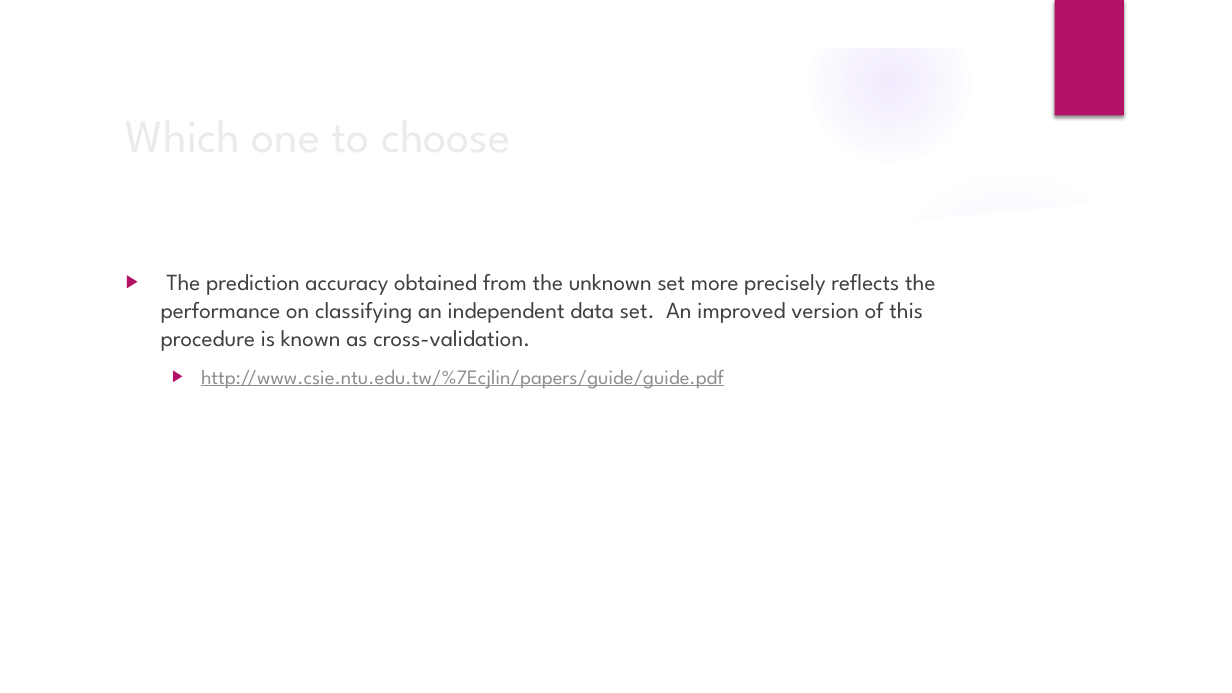
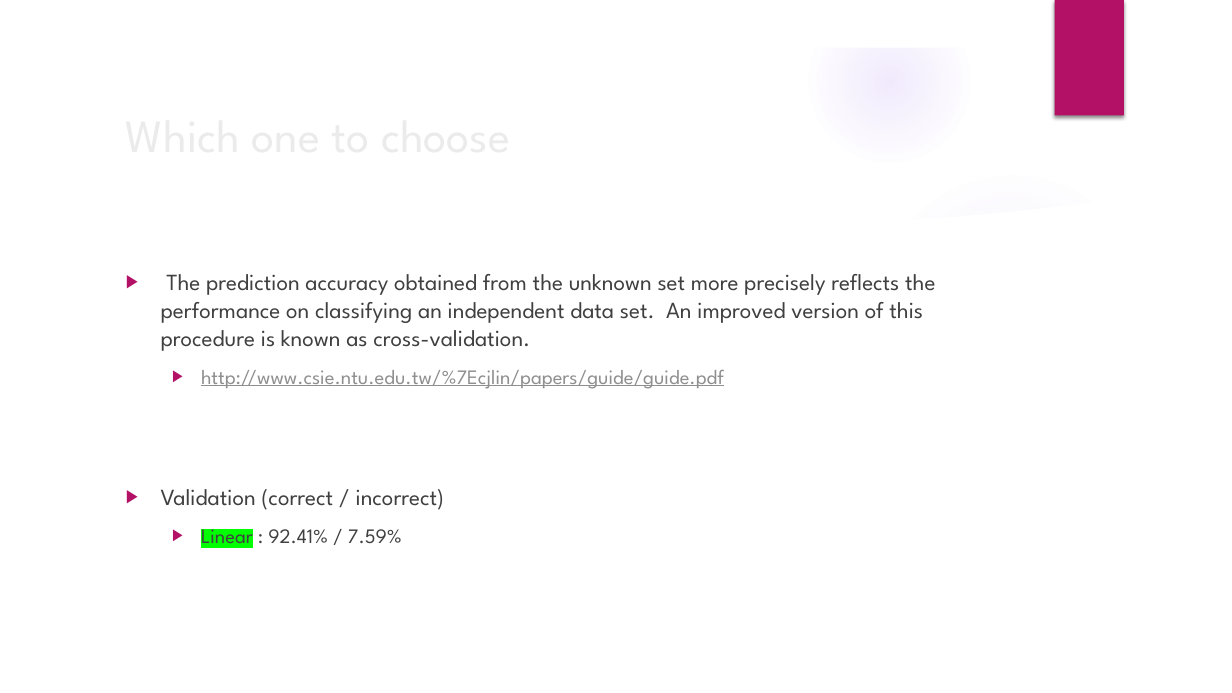
Before and after one commit to GregSimpson/SupportVectorMachine-CancerClassification, a slide deck: slide 12 of docs/gsimpson-CapstonePresentation.pptx. Drawn at 1232x693 pixels with LibreOffice and Linux fonts; fonts in the diff are those of the drawing; background and template pictures are left out. Boxes give left, top, right and bottom in pixels: in the first picture for what was removed or moved away, otherwise in the second. Text is boxed around its words. In the diff, an @@ line names an element or a change of style, - is before the commit and + after.

```diff
--- a/docs/gsimpson-CapstonePresentation.pptx
+++ b/docs/gsimpson-CapstonePresentation.pptx
@@ text at [161, 489, 445, 550]: paragraphs added @@
+▶ Validation (correct / incorrect)
+  ▶ Linear : 92.41% / 7.59%
```
Also in this commit, not shown: 5 other slides changed, 2 slides added, 2 slides removed.
